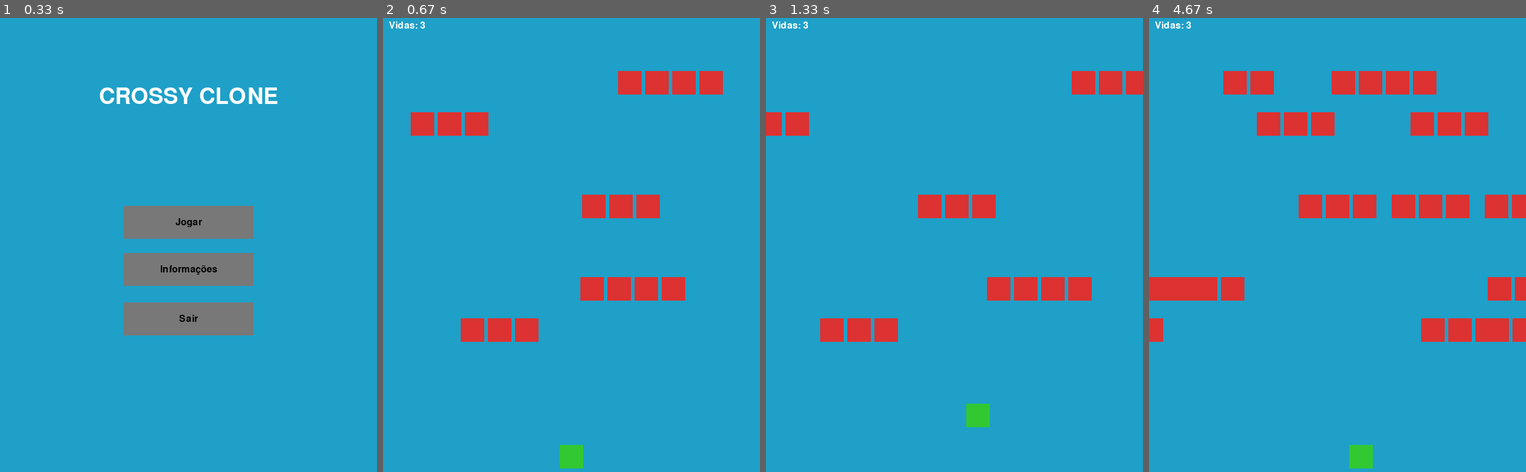
Above: before the commit, frames 1-4 (left to right).
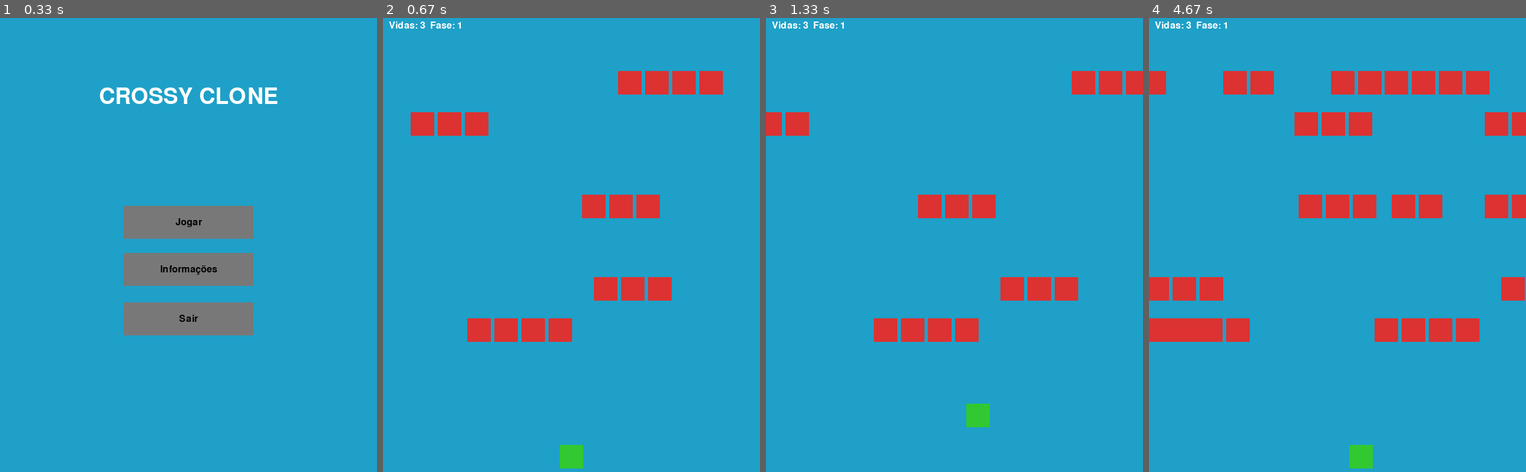
Above: after the commit, the same moments.

Repository: HenriqueMelo77/PYGAMEFerias
Game: pygame game, started from main.py
Same seed, same stepped clock (60 frames per second), same inputs: the game is played once before the commit and once after it.
Inputs:
- Up to frame 1 (0.33 s): no input
- Up to frame 2 (0.67 s): click "Jogar" at 0.38 s
- Up to frame 3 (1.33 s): hold Right 0.67-1.13 s; hold Up from 1.17 s (still down)
- Up to frame 4 (4.67 s): release Up at 1.47 s; hold Right 1.5-1.97 s; hold Left 2-2.53 s; hold Down 2.57-2.87 s; hold Left 2.9-3.3 s; hold Up 3.33-3.7 s; hold Right 3.73-4.37 s; hold Down from 4.4 s (still down)

Frame 1 is identical in both runs. In frame 2, 1.4% of the frame differs, in the area x 12-81%, y 0-72%; in frame 3, 2.3%; in frame 4, 7.0%, in the area x 0-100%, y 0-72%.

Commit message:
fluxo de fases

Diff:
--- a/main.py
+++ b/main.py
@@ -53,6 +53,34 @@
 ]
 
 VELOCIDADE_FASE_POR_FAIXA = [200, 180, 160, 140, 120, 100, 80]
+
+PADROES_FAIXA_POR_FASE = {
+    1: [  # fase 1 (7 faixas)
+        [(4, 1000), (2, 1000), (2, 1000)],
+        [(3, 2000), (4, 2200), (3,2400)],
+        [(0,0)],
+        [(3,1300), (2,1300)],
+        [(0,0)],
+        [(3,2000), (3,2000)],
+        [(4,1250), (2,2500)]
+    ],
+    2: [  # fase 2 (9 faixas)
+        [(2,1000), (4,1000), (2,1000)],
+        [(4,1000), (2,1500)],
+        [(0,0)],
+        [(3,1100), (4,2000)],
+        [(4,1200), (4,1200)],
+        [(0,0)],
+        [(4,1000), (2,1800)],
+        [(3,1500), (2,1500)],
+        [(2,1200), (2,1200), (2,1200), (2,1000)]
+    ]
+}
+
+VELOCIDADES_FAIXA_POR_FASE = {
+    1: [200, 180, 160, 140, 120, 100, 80],
+    2: [240, 240, 220, 200, 180, 160, 160, 140, 120]
+}
 
 class Botao:
     def __init__(self, rect, texto):
@@ -132,7 +160,6 @@
             self.prox_acao = agora_ms + espera
             self.formato_idx = (self.formato_idx + 1) % len(self.formato)
             self.estado = "waiting"
-
 
 def controle_criacao_faixa():
     controladores = []
@@ -169,6 +196,45 @@
             grupo_carros.add(novo_carro)
         ctrl.prox_acao = pygame.time.get_ticks() + espera
 
+def construir_controladores_por_fase(fase):
+    controladores = []
+    if fase == 1:
+        qtd_faixas = 7
+        padroes = PADROES_FAIXA_POR_FASE.get(1, [])
+        velocidades = VELOCIDADES_FAIXA_POR_FASE.get(1, [])
+    else:
+        qtd_faixas = 9
+        padroes = PADROES_FAIXA_POR_FASE.get(2, [])
+        velocidades = VELOCIDADES_FAIXA_POR_FASE.get(2, [])
+
+    for i in range(qtd_faixas):
+        y_top = TOPO_FAIXA + i * (FAIXA_ALTURA + ESPACAMENTO_FAIXA)
+        direcao = 1 if (i % 2 == 0) else -1
+        if random.random() < 0.5:
+            direcao *= -1
+
+        if i < len(velocidades):
+            base_vel = velocidades[i]
+        else:
+            base_vel = 120 + i * 25
+
+        if i < len(padroes):
+            formato = padroes[i]
+        else:
+            formato = [(3,1500)]
+
+        ctrl = FaixaController(i, y_top, direcao, base_vel, formato)
+        ctrl.prox_acao = pygame.time.get_ticks() + random.randint(0,1500)
+        controladores.append(ctrl)
+    return controladores
+
+def resetar_estado_fase(fase):
+    global carros, faixa_controladores
+    carros.empty()
+    faixa_controladores = construir_controladores_por_fase(fase)
+    criacao_inicial_grupos(carros, faixa_controladores)
+    jog.reseta_comeco()
+
 def verificar_colisoes_e_reset(jogador, carros, controladores):
     colisao = pygame.sprite.spritecollideany(jogador, carros)
     if colisao:
@@ -184,7 +250,8 @@
 jog.reseta_comeco()
 
 carros = pygame.sprite.Group()
-faixa_controladores = controle_criacao_faixa()
+fase = 1
+faixa_controladores = construir_controladores_por_fase(fase)
 criacao_inicial_grupos(carros, faixa_controladores)
 
 BTN_W, BTN_H = 220, 56
@@ -228,9 +295,8 @@
             mx,my = event.pos
             if estado == ESTADO_MENU:
                 if btn_jogar.clicado(mx,my):
-                    carros.empty()
-                    faixa_controladores = controle_criacao_faixa()
-                    criacao_inicial_grupos(carros, faixa_controladores)
+                    fase = 1
+                    resetar_estado_fase(fase)
                     jog.reseta_comeco()
                     estado = ESTADO_JOGANDO
                 elif btn_info.clicado(mx,my):
@@ -252,6 +318,13 @@
                 pygame.quit()
                 sys.exit()
 
+        if jog.rect.top <= TOPO_FAIXA:
+            if fase == 1:
+                fase = 2
+                resetar_estado_fase(fase)
+            else:
+                estado = ESTADO_MENU
+
     tela.fill(FUNDO)
 
     if estado == ESTADO_MENU:
@@ -262,27 +335,27 @@
         btn_sair.desenhar(tela)
 
     elif estado == ESTADO_INFO:
-        lines = [
+        linhas = [
             "Como jogar:",
             "- Use as setas ou WASD para mover por passos (um passo por tecla).",
             "- Objetivo: evitar os carros e atravessar as faixas.",
             "- Clique para voltar ao Menu."
         ]
         y = 120
-        for ln in lines:
+        for ln in linhas:
             txt = font.render(ln, True, BRANCO)
             tela.blit(txt, (40,y))
             y += 36
 
     elif estado == ESTADO_JOGANDO:
-        zona_superior = pygame.Rect(0, 0, LARGURA, TOPO_FAIXA)
 
         for c in carros:
             tela.blit(c.surf, c.rect)
         tela.blit(jog.surf, jog.rect)
 
-        texto_vidas = font.render(f"Vidas: {jog.vidas}", True, BRANCO)
+        texto_vidas = font.render(f"Vidas: {jog.vidas}  Fase: {fase}", True, BRANCO)
         tela.blit(texto_vidas, (10, 10))
+
     pygame.display.flip()
 
 pygame.quit()
